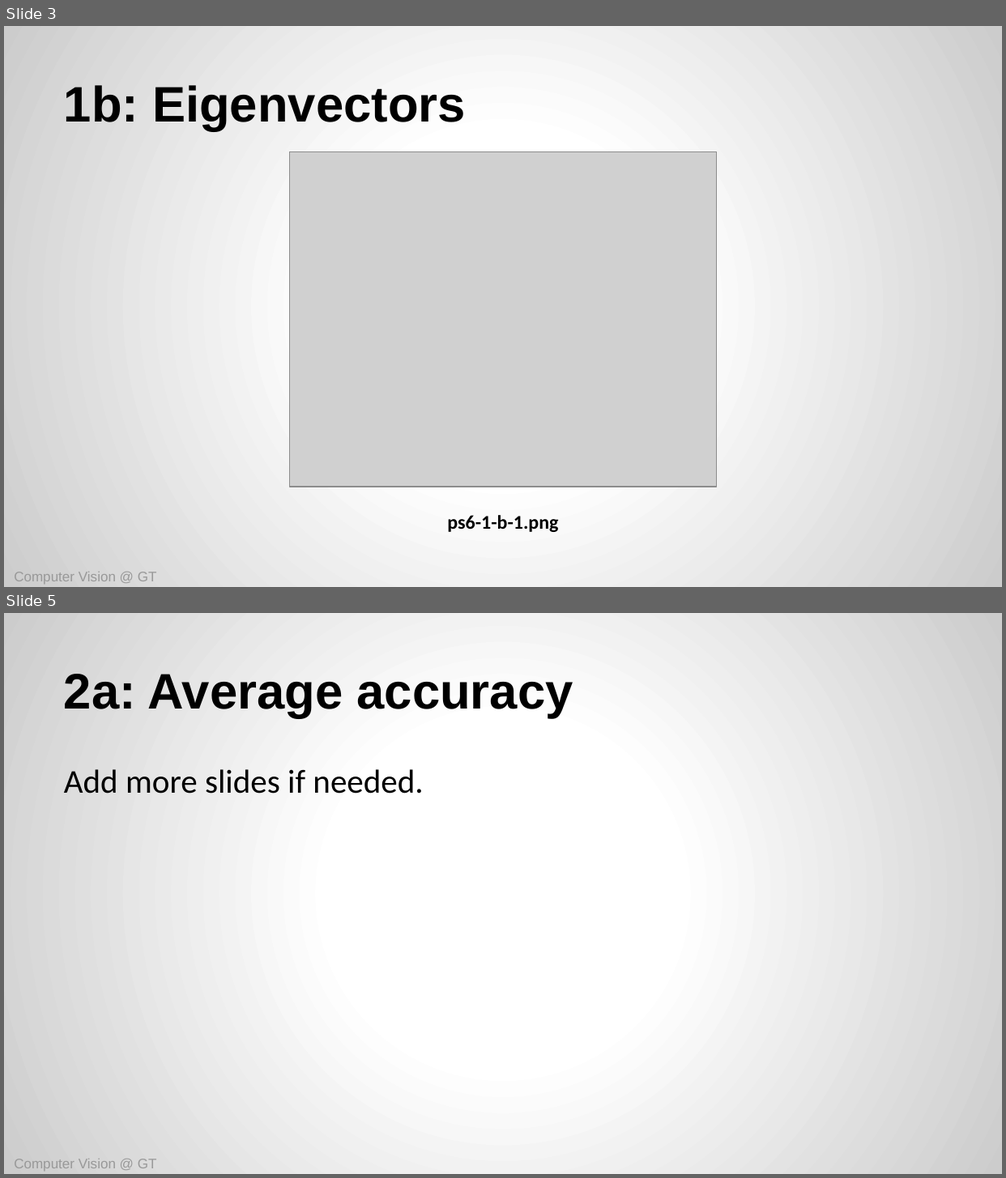
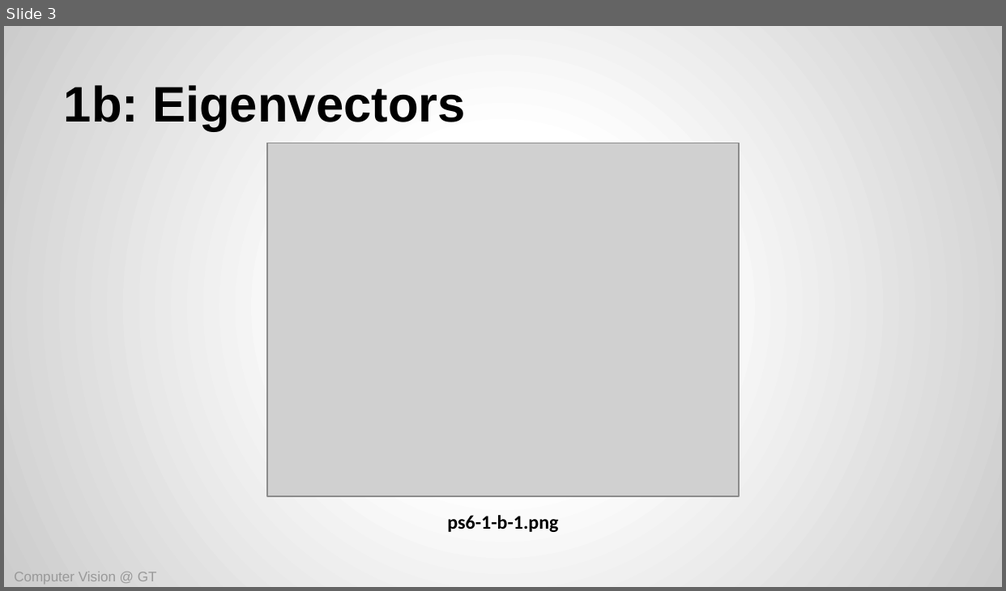
Before and after one commit to aten2001/ComputerVision-1, a slide deck: assignments/ps06/CS6476-PS6+Template.pptx. Shown one above the other, each under a label of ours: slides 3 and 5 before the commit, slide 3 after it; the slides between them are not shown. The pictures are 1006x1178 and 1006x591 pixels, drawn with LibreOffice and Linux fonts; fonts in the diff are those of the drawing; grey boxes stand for pictures. Boxes give left, top, right and bottom in pixels: in the first picture for what was removed or moved away, otherwise in the second. Text is boxed around its words. In the diff, an @@ line names an element or a change of style, - is before the commit and + after.

```diff
--- a/assignments/ps06/CS6476-PS6+Template.pptx
+++ b/assignments/ps06/CS6476-PS6+Template.pptx
@@ slide 5 removed at [4,613,1002,1174], background gradient #FFFFFF to #CCCCCC @@
@@ title removed at [64,674,573,718] @@
-2a: Average accuracy
@@ text removed at [64,769,423,794] @@
-Add more slides if needed.
@@ text removed at [14,1159,157,1171] @@
-Computer Vision @ GT
@@ slide 3 changed as well @@
@@ picture: place and size @@
-picture at [289,152,717,487]
+picture at [267,143,739,497]
```
Also in this commit, not shown: 14 other slides changed, 5 slides added, 42 other files.
